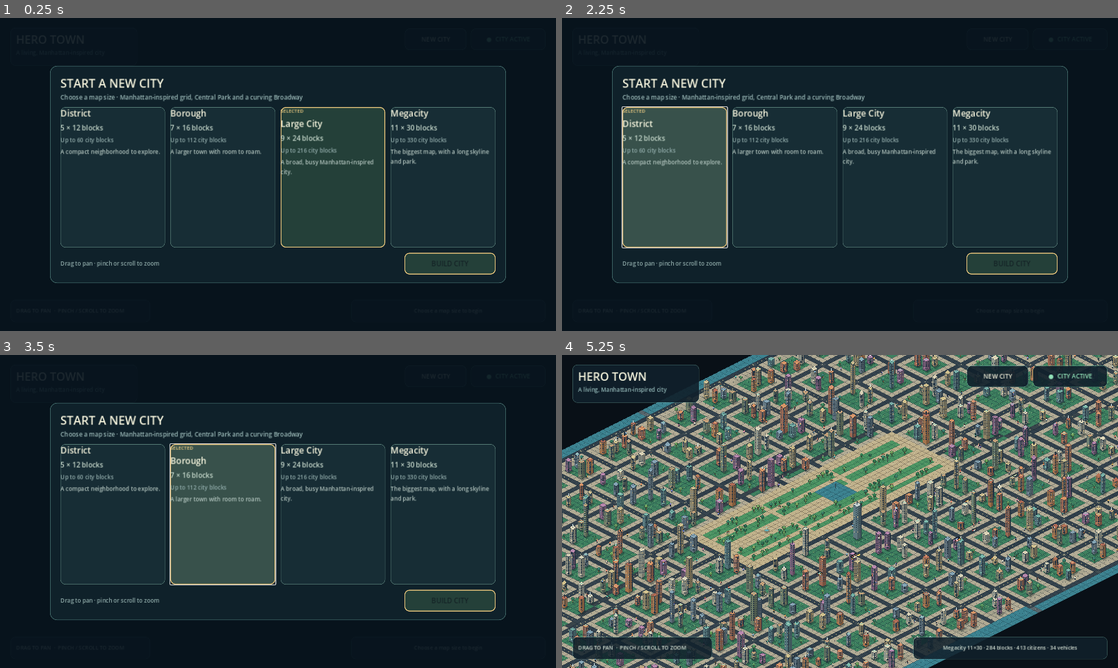
Above: before the commit, frames 1-4 (two rows, left to right).
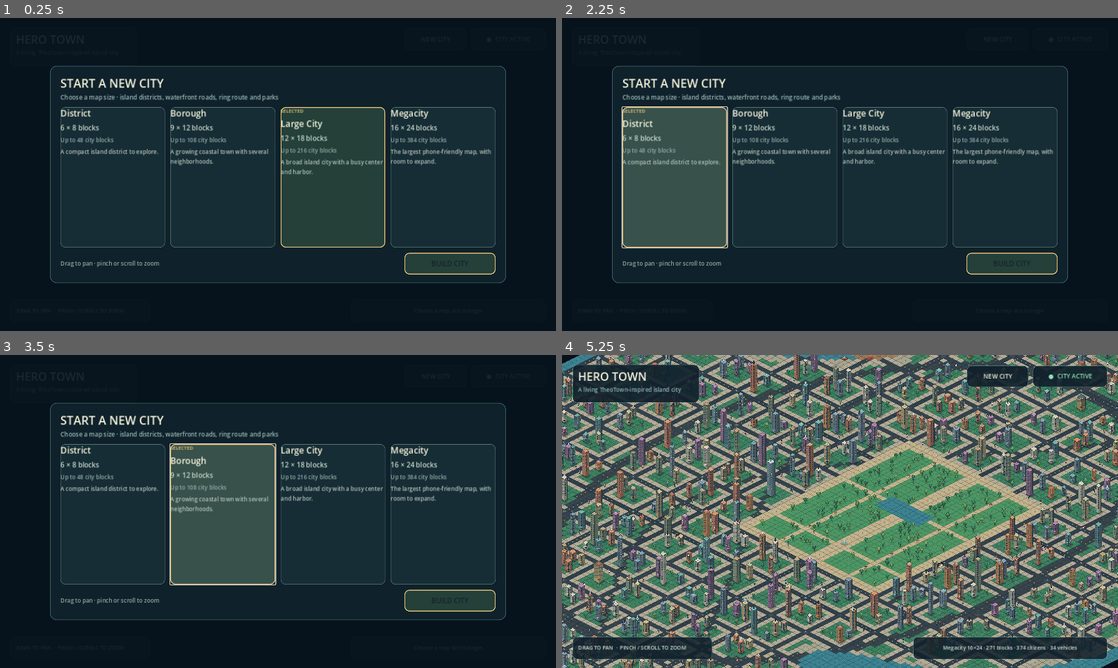
Above: after the commit, the same moments.

Repository: Stlucifer15t/Hero-town
Game: Godot game, scene res://scenes/main.tscn
The game is run twice, just before and just after one commit, with the same random seed, the same clock (stepped at 60 frames per second) and the same inputs.
Inputs (mouse positions are in pixels of both pictures, inside the frame that each line leads up to):
- Up to frame 1 (0.25 s): no input
- Up to frame 2 (2.25 s): click "NEW CITY" at 0.5 s; click "NEW CITY" at 1.25 s; click (673, 177) at 2 s
- Up to frame 3 (3.5 s): click (222, 514) at 2.75 s
- Up to frame 4 (5.25 s): click (895, 514) at 3.5 s; click (1006, 514) at 4.25 s; click "BUILD CITY" at 5 s

The runs differ from the first frame. In frame 1, 1.3% of the frame differs, in the area x 10-89%, y 24-51%; in frame 2, 1.3%; in frame 3, 1.3%; in frame 4, 68%, in the area x 0-100%, y 0-100%.

Commit message:
Replace Manhattan map with TheoTown-inspired island
Co-authored-by: arena-agent <297053741+arena-agent@users.noreply.github.com>

Diff:
--- a/scripts/city/city_generator.gd
+++ b/scripts/city/city_generator.gd
@@ -1,6 +1,6 @@
 extends Node2D
 
-## Generates an original isometric city using Manhattan's street-plan as a layout reference.
+## Generates an original isometric island city inspired by TheoTown's Secaton community map.
 const CityPropsRenderer = preload("res://scripts/city/city_props_renderer.gd")
 const CityCitizen = preload("res://scripts/city/city_citizen.gd")
 const CityCar = preload("res://scripts/city/city_car.gd")
@@ -13,27 +13,27 @@
 const MAP_PRESETS: Array[Dictionary] = [
 	{
 		"name": "District",
-		"blocks_wide": 5,
-		"blocks_long": 12,
-		"description": "A compact neighborhood to explore.",
+		"blocks_wide": 6,
+		"blocks_long": 8,
+		"description": "A compact island district to explore.",
 	},
 	{
 		"name": "Borough",
-		"blocks_wide": 7,
-		"blocks_long": 16,
-		"description": "A larger town with room to roam.",
+		"blocks_wide": 9,
+		"blocks_long": 12,
+		"description": "A growing coastal town with several neighborhoods.",
 	},
 	{
 		"name": "Large City",
-		"blocks_wide": 9,
-		"blocks_long": 24,
-		"description": "A broad, busy Manhattan-inspired city.",
+		"blocks_wide": 12,
+		"blocks_long": 18,
+		"description": "A broad island city with a busy center and harbor.",
 	},
 	{
 		"name": "Megacity",
-		"blocks_wide": 11,
-		"blocks_long": 30,
-		"description": "The biggest map, with a long skyline and park.",
+		"blocks_wide": 16,
+		"blocks_long": 24,
+		"description": "The largest phone-friendly map, with room to expand.",
 	},
 ]
 
@@ -49,9 +49,10 @@
 const TILE_AVENUE_X: int = 9
 const TILE_AVENUE_Y: int = 10
 const TILE_AVENUE_INTERSECTION: int = 11
-const TILE_BROADWAY: int = 12
+const TILE_ARTERIAL: int = 12
 const TILE_BRIDGE: int = 13
-const TILE_COUNT: int = 14
+const TILE_DOCK: int = 14
+const TILE_COUNT: int = 15
 
 var _rng := RandomNumberGenerator.new()
 var _ground: TileMapLayer
@@ -63,10 +64,10 @@
 var _citizen_count: int = 0
 var _car_count: int = 0
 var _size_index: int = 2
-var _blocks_wide: int = 9
-var _blocks_long: int = 24
-var _map_width: int = 73
-var _map_height: int = 193
+var _blocks_wide: int = 12
+var _blocks_long: int = 18
+var _map_width: int = 97
+var _map_height: int = 145
 var _coast_left: Array[int] = []
 var _coast_right: Array[int] = []
 var _park_rect: Rect2i = Rect2i()
@@ -103,6 +104,7 @@
 	_build_ground()
 	_build_city_blocks()
 	_build_park_details()
+	_build_harbor_details()
 	_build_citizens()
 	_build_cars()
 
@@ -158,19 +160,29 @@
 	_coast_right.clear()
 	for y: int in range(_map_height):
 		var t: float = float(y) / float(maxi(1, _map_height - 1))
-		var width_factor: float = 0.72 + 0.28 * sin(t * PI)
-		var center_shift: float = sin(t * TAU * 1.35) * float(_map_width) * 0.025
+		var end_taper: float = pow(maxf(sin(t * PI), 0.0), 0.72)
+		var width_factor: float = 0.46 + 0.54 * end_taper
+		var center_shift: float = sin(t * TAU * 0.92 + 0.4) * float(_map_width) * 0.065
+		var coast_wave: float = (
+			sin(t * TAU * 3.4 + 0.7) * float(_map_width) * 0.022
+			+ sin(t * TAU * 7.8 + 1.8) * float(_map_width) * 0.012
+		)
+		var west_bay: float = exp(-pow((t - 0.29) / 0.072, 2.0)) * float(_map_width) * 0.16
+		var east_bay: float = exp(-pow((t - 0.68) / 0.061, 2.0)) * float(_map_width) * 0.19
 		var center_x: float = float(_map_width) * 0.5 + center_shift
 		var half_width: float = float(_map_width) * width_factor * 0.5
-		_coast_left.append(clampi(int(floor(center_x - half_width)), 0, _map_width - 1))
-		_coast_right.append(clampi(int(ceil(center_x + half_width)), 0, _map_width - 1))
+		var left_edge: int = int(floor(center_x - half_width + coast_wave + west_bay))
+		var right_edge: int = int(ceil(center_x + half_width + coast_wave - east_bay))
+		_coast_left.append(clampi(left_edge, 0, _map_width - 1))
+		_coast_right.append(clampi(right_edge, 0, _map_width - 1))
 
 
 func _build_park_layout() -> void:
 	var park_blocks_wide: int = clampi(int(roundf(float(_blocks_wide) * 0.22)), 1, _blocks_wide - 2)
 	var park_blocks_long: int = clampi(int(roundf(float(_blocks_long) * 0.19)), 2, _blocks_long - 4)
-	var park_block_x: int = int(floor(float(_blocks_wide - park_blocks_wide) * 0.5))
-	var park_block_y: int = int(roundf(float(_blocks_long) * 0.39))
+	var park_center_x: float = float(_blocks_wide) * 0.58
+	var park_block_x: int = int(roundf(park_center_x - float(park_blocks_wide) * 0.5))
+	var park_block_y: int = int(roundf(float(_blocks_long) * 0.47 - float(park_blocks_long) * 0.5))
 	park_block_y = clampi(park_block_y, 1, _blocks_long - park_blocks_long - 1)
 	_park_rect = Rect2i(
 		Vector2i(park_block_x * ROAD_SPACING, park_block_y * ROAD_SPACING),
@@ -218,16 +230,57 @@
 	return local_y % (ROAD_SPACING * 2) == 0
 
 
-func _broadway_x_at(y: int) -> int:
+func _arterial_x_at(y: int) -> int:
 	var t: float = float(y) / float(maxi(1, _map_height - 1))
-	var curve: float = sin(t * PI * 2.2 + 0.65) * float(_map_width) * 0.12
+	var curve: float = sin(t * PI * 2.35 + 0.45) * float(_map_width) * 0.16
 	var x: int = int(roundf(float(_map_width) * 0.5 + curve))
 	if _is_in_park(x, y):
 		x = _park_rect.position.x - 3
 	return x
 
 
+func _secondary_arterial_x_at(y: int) -> int:
+	var t: float = float(y) / float(maxi(1, _map_height - 1))
+	var curve: float = cos(t * PI * 1.8 + 1.15) * float(_map_width) * 0.18
+	var x: int = int(roundf(float(_map_width) * 0.5 + curve))
+	if _is_in_park(x, y):
+		x = _park_rect.position.x + _park_rect.size.x + 3
+	return x
+
+
+func _is_primary_arterial(x: int, y: int) -> bool:
+	return x == _arterial_x_at(y) or x == _secondary_arterial_x_at(y)
+
+
+func _is_ring_road(x: int, y: int) -> bool:
+	var radius_x: float = maxf(1.0, float(_map_width) * 0.41)
+	var radius_y: float = maxf(1.0, float(_map_height) * 0.41)
+	var normalized_x: float = (float(x) - float(_map_width) * 0.5) / radius_x
+	var normalized_y: float = (float(y) - float(_map_height) * 0.5) / radius_y
+	var radius: float = sqrt(normalized_x * normalized_x + normalized_y * normalized_y)
+	return absf(radius - 0.72) <= 0.018
+
+
+func _is_dock_cell(x: int, y: int) -> bool:
+	if y < 0 or y >= _map_height:
+		return false
+	var harbor_center_y: int = int(_map_height * 0.29)
+	if abs(y - harbor_center_y) > 3:
+		return false
+	return x >= _coast_left[y] - 7 and x < _coast_left[y]
+
+
+func _is_near_ring_road(x: int, y: int) -> bool:
+	for offset_y: int in range(-1, 2):
+		for offset_x: int in range(-1, 2):
+			if _is_ring_road(x + offset_x, y + offset_y):
+				return true
+	return false
+
+
 func _tile_for_cell(x: int, y: int) -> int:
+	if _is_dock_cell(x, y):
+		return TILE_DOCK
 	if not _is_land(x, y):
 		if y >= 0 and y < _map_height and y % CROSS_STREET_SPACING == 0:
 			var left: int = _coast_left[y]
@@ -242,6 +295,8 @@
 
 	var road_x: bool = x % ROAD_SPACING == 0
 	var road_y: bool = y % ROAD_SPACING == 0
+	var is_arterial: bool = _is_primary_arterial(x, y)
+	var on_ring_road: bool = _is_ring_road(x, y)
 	var tile: int = TILE_GRASS
 	if road_x and road_y:
 		tile = (
@@ -253,8 +308,8 @@
 		tile = TILE_AVENUE_Y if x % AVENUE_SPACING == 0 else TILE_ROAD_Y
 	elif road_y:
 		tile = TILE_AVENUE_X if y % CROSS_STREET_SPACING == 0 else TILE_ROAD_X
-	elif x == _broadway_x_at(y):
-		tile = TILE_BROADWAY
+	elif is_arterial or on_ring_road:
+		tile = TILE_ARTERIAL
 	elif x % ROAD_SPACING == 1 or x % ROAD_SPACING == ROAD_SPACING - 1:
 		tile = TILE_SIDEWALK
 	elif y % ROAD_SPACING == 1 or y % ROAD_SPACING == ROAD_SPACING - 1:
@@ -311,8 +366,9 @@
 	_paint_iso_tile(image, TILE_AVENUE_X, Color("#303f4a"), Color("#1d2d38"), 9)
 	_paint_iso_tile(image, TILE_AVENUE_Y, Color("#303f4a"), Color("#1d2d38"), 10)
 	_paint_iso_tile(image, TILE_AVENUE_INTERSECTION, Color("#3a4850"), Color("#1d2d38"), 11)
-	_paint_iso_tile(image, TILE_BROADWAY, Color("#39454b"), Color("#20313a"), 12)
+	_paint_iso_tile(image, TILE_ARTERIAL, Color("#39454b"), Color("#20313a"), 12)
 	_paint_iso_tile(image, TILE_BRIDGE, Color("#55646a"), Color("#283941"), 13)
+	_paint_iso_tile(image, TILE_DOCK, Color("#9a7756"), Color("#4e4b42"), 14)
 	return image
 
 
@@ -361,6 +417,8 @@
 				color = base_color.lightened(0.06)
 			elif detail_kind == 13 and (x + y) % 11 == 0:
 				color = base_color.lightened(0.07)
+			elif detail_kind == 14 and (x % 12 == 0 or y % 10 == 0):
+				color = base_color.lightened(0.12)
 			image.set_pixel(offset_x + x, y, color)
 
 	if detail_kind == 2 or detail_kind == 9:
@@ -589,7 +647,9 @@
 		var candidate := Vector2i(_rng.randi_range(min_x, max_x), _rng.randi_range(min_y, max_y))
 		if not _is_land(candidate.x, candidate.y) or _is_in_park(candidate.x, candidate.y):
 			continue
-		if candidate.x == _broadway_x_at(candidate.y):
+		if _is_primary_arterial(candidate.x, candidate.y):
+			continue
+		if _is_near_ring_road(candidate.x, candidate.y):
 			continue
 		var is_free: bool = true
 		for taken: Vector2i in occupied:
@@ -660,6 +720,20 @@
 	_props.call("add_fountain", _cell_to_world(fountain_cell))
 
 
+func _build_harbor_details() -> void:
+	var harbor_y: int = int(_map_height * 0.29)
+	var harbor_left: int = _coast_left[harbor_y]
+	var crane_cell := Vector2i(harbor_left - 4, harbor_y)
+	_props.call("add_port_crane", _cell_to_world(crane_cell))
+	_props.call(
+		"add_shipping_container", _cell_to_world(crane_cell + Vector2i(2, 2)), Color("#c75f50")
+	)
+	_props.call(
+		"add_shipping_container", _cell_to_world(crane_cell + Vector2i(-2, -2)), Color("#557a8b")
+	)
+	_props.call("add_harbor_boat", _cell_to_world(Vector2i(harbor_left - 5, harbor_y + 5)))
+
+
 func _build_citizens() -> void:
 	_population = Node2D.new()
 	_population.name = "Population"
--- a/scripts/city/city_props_renderer.gd
+++ b/scripts/city/city_props_renderer.gd
@@ -106,6 +106,26 @@
 	queue_redraw()
 
 
+func add_port_crane(world_position: Vector2) -> void:
+	_props.append({"kind": "port_crane", "position": world_position})
+	queue_redraw()
+
+
+func add_shipping_container(world_position: Vector2, container_color: Color) -> void:
+	var container_prop: Dictionary = {
+		"kind": "container",
+		"position": world_position,
+		"container_color": container_color,
+	}
+	_props.append(container_prop)
+	queue_redraw()
+
+
+func add_harbor_boat(world_position: Vector2) -> void:
+	_props.append({"kind": "harbor_boat", "position": world_position})
+	queue_redraw()
+
+
 func _draw() -> void:
 	var sorted_props: Array[Dictionary] = _props.duplicate()
 	sorted_props.sort_custom(
@@ -124,6 +144,12 @@
 				_draw_fountain(prop)
 			"street_lamp":
 				_draw_street_lamp(prop)
+			"port_crane":
+				_draw_port_crane(prop)
+			"container":
+				_draw_container(prop)
+			"harbor_boat":
+				_draw_harbor_boat(prop)
 
 
 func _draw_building(prop: Dictionary) -> void:
@@ -400,6 +426,95 @@
 	draw_rect(Rect2(center + Vector2(-4.0, -31.0), Vector2(8.0, 3.0)), Color("#f1d992"))
 
 
+func _draw_port_crane(prop: Dictionary) -> void:
+	var center: Vector2 = prop["position"]
+	var steel: Color = Color("#465b5d")
+	var highlight: Color = Color("#a5b5a6")
+	_draw_diamond(center + Vector2(3.0, 5.0), 30.0, 13.0, Color(0.04, 0.08, 0.08, 0.24))
+	draw_rect(Rect2(center + Vector2(-17.0, -47.0), Vector2(5.0, 48.0)), steel.darkened(0.12))
+	draw_rect(Rect2(center + Vector2(12.0, -47.0), Vector2(5.0, 48.0)), steel)
+	draw_rect(Rect2(center + Vector2(-20.0, -51.0), Vector2(39.0, 5.0)), highlight)
+	draw_rect(Rect2(center + Vector2(-18.0, -66.0), Vector2(7.0, 16.0)), steel)
+	draw_rect(Rect2(center + Vector2(-15.0, -69.0), Vector2(27.0, 5.0)), highlight)
+	draw_line(center + Vector2(7.0, -66.0), center + Vector2(17.0, -40.0), steel, 3.0)
+	draw_rect(Rect2(center + Vector2(15.0, -40.0), Vector2(5.0, 12.0)), Color("#3d4a4a"))
+	draw_rect(Rect2(center + Vector2(-9.0, -46.0), Vector2(8.0, 5.0)), Color("#d6ad5c"))
+
+
+func _draw_container(prop: Dictionary) -> void:
+	var center: Vector2 = prop["position"]
+	var body: Color = prop["container_color"]
+	var half_width: float = 19.0
+	var half_depth: float = 11.0
+	var height: float = 17.0
+	var back := center + Vector2(0.0, -half_depth)
+	var right := center + Vector2(half_width, 0.0)
+	var front := center + Vector2(0.0, half_depth)
+	var left := center + Vector2(-half_width, 0.0)
+	var lift := Vector2(0.0, -height)
+	_draw_diamond(
+		center + Vector2(2.0, 4.0),
+		half_width + 3.0,
+		half_depth + 3.0,
+		Color(0.04, 0.08, 0.08, 0.23)
+	)
+	draw_colored_polygon(
+		PackedVector2Array([left, front, front + lift, left + lift]), body.darkened(0.24)
+	)
+	draw_colored_polygon(
+		PackedVector2Array([front, right, right + lift, front + lift]), body.darkened(0.38)
+	)
+	draw_colored_polygon(
+		PackedVector2Array([back + lift, right + lift, front + lift, left + lift]),
+		body.lightened(0.07)
+	)
+	for rib: int in range(-2, 3):
+		var x: float = center.x + float(rib) * 6.0
+		draw_line(
+			Vector2(x, center.y - height + 2.0),
+			Vector2(x, center.y + 2.0),
+			body.darkened(0.18),
+			1.5
+		)
+
+
+func _draw_harbor_boat(prop: Dictionary) -> void:
+	var center: Vector2 = prop["position"]
+	var outline: Color = Color("#233a43")
+	var hull: Color = Color("#bf5e4e")
+	_draw_diamond(center + Vector2(3.0, 6.0), 29.0, 11.0, Color(0.04, 0.08, 0.08, 0.26))
+	draw_colored_polygon(
+		PackedVector2Array(
+			[
+				center + Vector2(-30.0, -2.0),
+				center + Vector2(-19.0, -9.0),
+				center + Vector2(20.0, -8.0),
+				center + Vector2(31.0, 0.0),
+				center + Vector2(19.0, 9.0),
+				center + Vector2(-20.0, 8.0),
+			]
+		),
+		outline
+	)
+	draw_colored_polygon(
+		PackedVector2Array(
+			[
+				center + Vector2(-25.0, -1.0),
+				center + Vector2(-17.0, -6.0),
+				center + Vector2(18.0, -5.0),
+				center + Vector2(25.0, 0.0),
+				center + Vector2(16.0, 6.0),
+				center + Vector2(-17.0, 5.0),
+			]
+		),
+		hull
+	)
+	draw_rect(Rect2(center + Vector2(-9.0, -12.0), Vector2(18.0, 8.0)), Color("#ded1ad"))
+	draw_rect(Rect2(center + Vector2(-6.0, -11.0), Vector2(5.0, 4.0)), Color("#7da8ad"))
+	draw_rect(Rect2(center + Vector2(2.0, -11.0), Vector2(5.0, 4.0)), Color("#7da8ad"))
+	draw_rect(Rect2(center + Vector2(-3.0, -17.0), Vector2(6.0, 6.0)), Color("#d7d2b8"))
+
+
 func _draw_diamond(center: Vector2, half_width: float, half_depth: float, color: Color) -> void:
 	draw_colored_polygon(
 		PackedVector2Array(
--- a/scripts/ui/city_hud.gd
+++ b/scripts/ui/city_hud.gd
@@ -61,7 +61,7 @@
 	column.add_child(title)
 
 	var subtitle := Label.new()
-	subtitle.text = "A living, Manhattan-inspired city"
+	subtitle.text = "A living TheoTown-inspired island city"
 	subtitle.add_theme_font_size_override("font_size", 13)
 	subtitle.add_theme_color_override("font_color", Color("#91b5b5"))
 	column.add_child(subtitle)
--- a/scripts/ui/city_start_menu.gd
+++ b/scripts/ui/city_start_menu.gd
@@ -68,7 +68,7 @@
 	heading_column.add_child(heading)
 
 	var subtitle := Label.new()
-	subtitle.text = "Choose a map size · Manhattan-inspired grid, Central Park and a curving Broadway"
+	subtitle.text = "Choose a map size · island districts, waterfront roads, ring route and parks"
 	subtitle.add_theme_font_size_override("font_size", 14)
 	subtitle.add_theme_color_override("font_color", Color("#9ab9b7"))
 	heading_column.add_child(subtitle)
--- a/tests/city_smoke_test.gd
+++ b/tests/city_smoke_test.gd
@@ -28,7 +28,7 @@
 
 	if failure.is_empty():
 		dimensions = city.call("get_map_dimensions")
-		var expected_dimensions := Vector2i(9 * 8 + 1, 24 * 8 + 1)
+		var expected_dimensions := Vector2i(12 * 8 + 1, 18 * 8 + 1)
 		if dimensions != expected_dimensions:
 			failure = "Large city map dimensions are incorrect: %s." % dimensions
 
@@ -54,6 +54,8 @@
 		var park_tile_found: bool = false
 		var road_tile_found: bool = false
 		var water_tile_found: bool = false
+		var arterial_tile_found: bool = false
+		var dock_tile_found: bool = false
 		for y: int in range(park_bounds.position.y, park_bounds.position.y + park_bounds.size.y):
 			for x: int in range(
 				park_bounds.position.x, park_bounds.position.x + park_bounds.size.x
@@ -69,8 +71,18 @@
 				road_tile_found = true
 			if tile_id == CityGenerator.TILE_WATER:
 				water_tile_found = true
-		if not park_tile_found or not road_tile_found or not water_tile_found:
-			failure = "Large city is missing its park, street grid, or surrounding water."
+			if tile_id == CityGenerator.TILE_ARTERIAL:
+				arterial_tile_found = true
+			if tile_id == CityGenerator.TILE_DOCK:
+				dock_tile_found = true
+		if (
+			not park_tile_found
+			or not road_tile_found
+			or not water_tile_found
+			or not arterial_tile_found
+			or not dock_tile_found
+		):
+			failure = "Large city is missing its park, street grid, water, arterial, or harbor tiles."
 
 	var large_block_count: int = int(city.call("get_city_block_count")) if city != null else 0
 	var mega_dimensions := Vector2i.ZERO
@@ -81,7 +93,7 @@
 		await process_frame
 		mega_dimensions = mega_city.call("get_map_dimensions")
 		var mega_ground: TileMapLayer = mega_city.get_node_or_null("Ground") as TileMapLayer
-		if mega_dimensions != Vector2i(11 * 8 + 1, 30 * 8 + 1):
+		if mega_dimensions != Vector2i(16 * 8 + 1, 24 * 8 + 1):
 			failure = "The largest selectable map size is incorrect."
 		elif (
 			mega_ground == null
@@ -101,7 +113,7 @@
 		small_city.call("generate", 15102027, 0)
 		await process_frame
 		small_dimensions = small_city.call("get_map_dimensions")
-		if small_dimensions != Vector2i(5 * 8 + 1, 12 * 8 + 1):
+		if small_dimensions != Vector2i(6 * 8 + 1, 8 * 8 + 1):
 			failure = "The smallest selectable map size is incorrect."
 		elif int(small_city.call("get_city_block_count")) <= 0:
 			failure = "The smallest selectable map generated no city blocks."
Not shown, changed: README.md
